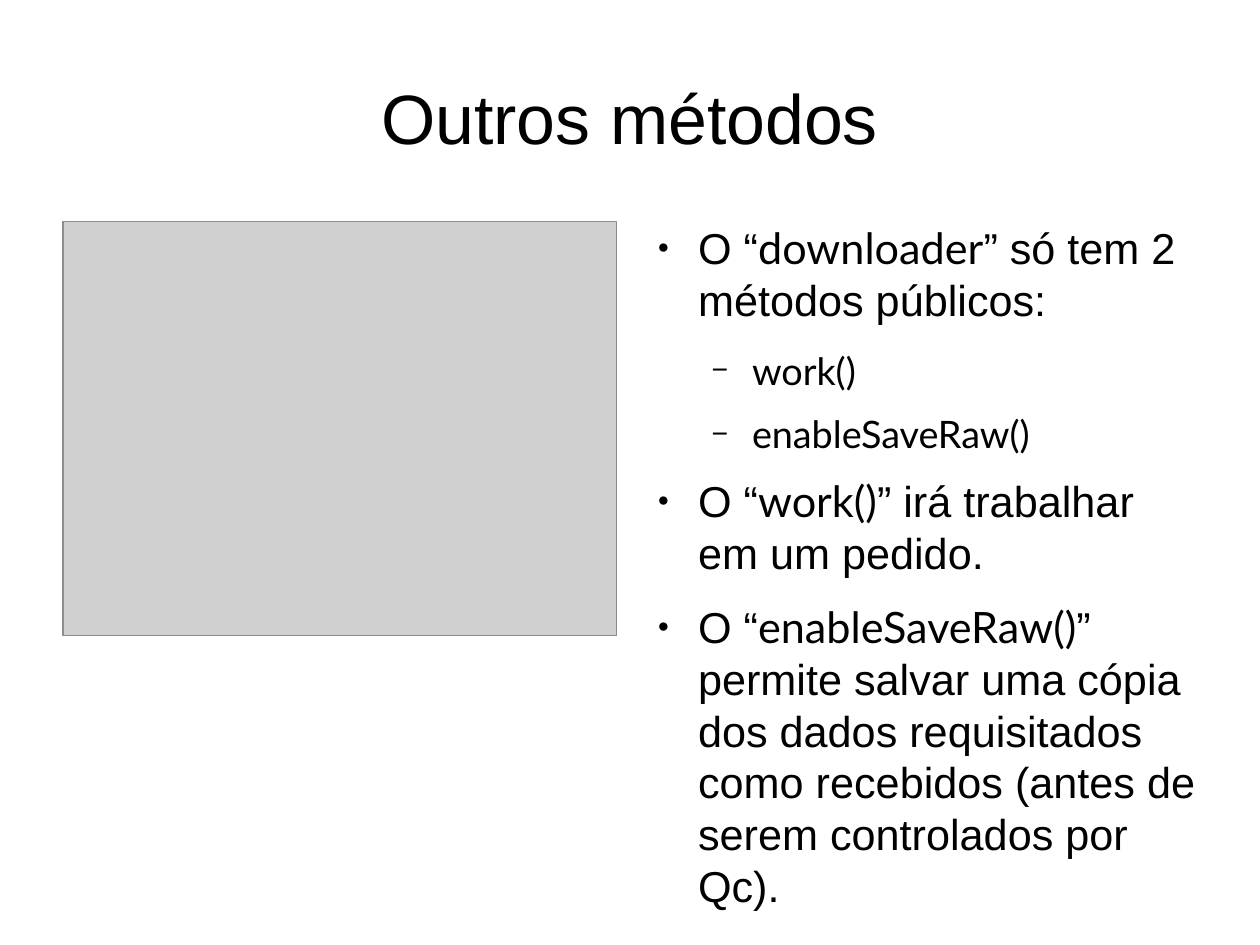
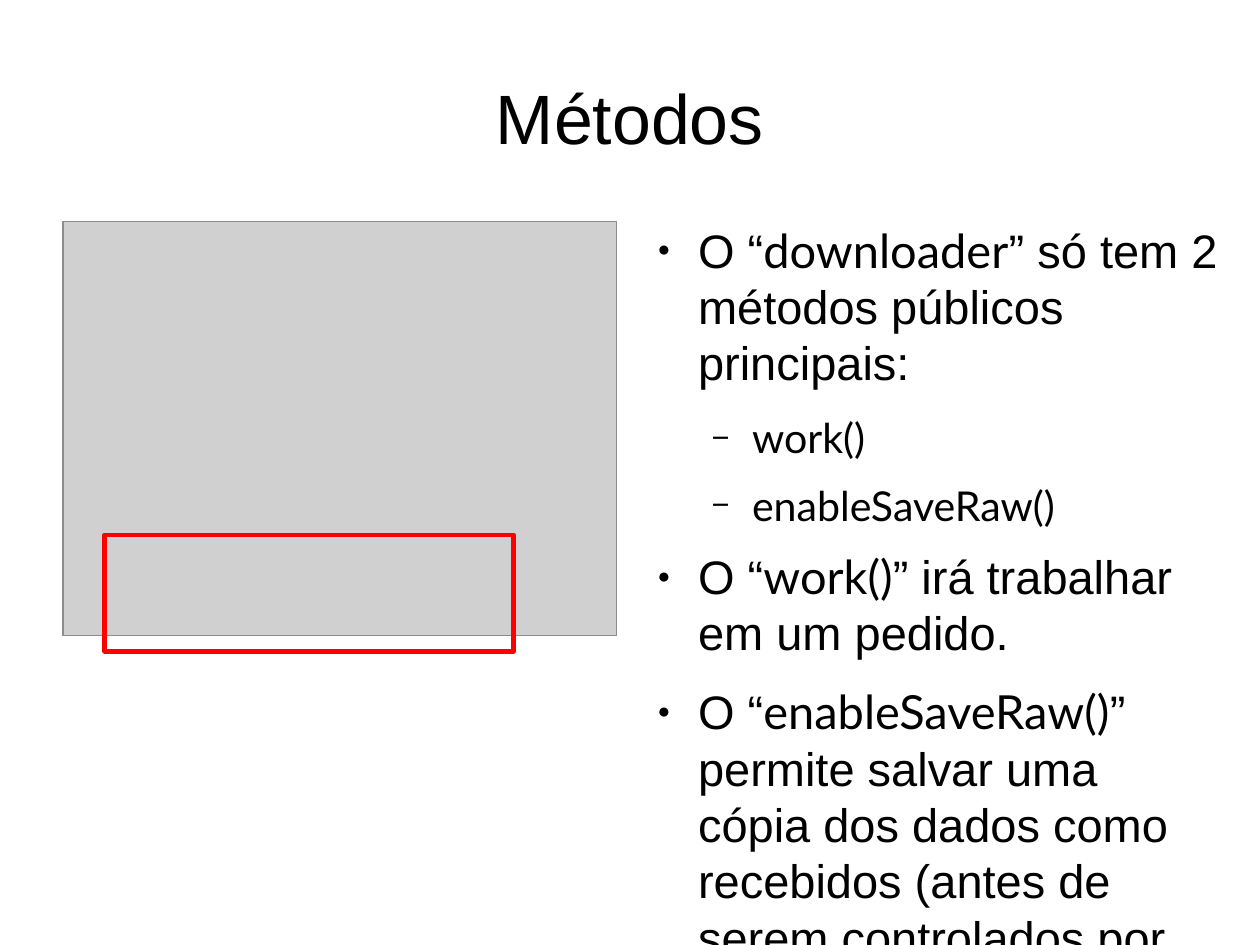
Before and after one commit to marcelobianchi/fetchtool, a slide deck: slide 24 of doc/fetchtool-intro.odp (slide 21 before the commit). Drawn at 1260x945 pixels with LibreOffice and Linux fonts; fonts in the diff are those of the drawing; grey boxes stand for pictures. Boxes give left, top, right and bottom in pixels: in the first picture for what was removed or moved away, otherwise in the second. Text is boxed around its words. In the diff, an @@ line names an element or a change of style, - is before the commit and + after.

```diff
--- a/doc/fetchtool-intro.odp
+++ b/doc/fetchtool-intro.odp
@@ title at [496, 92, 764, 145]: text changed @@
-Outros métodos
+Métodos
@@ text at [698, 233, 1217, 389]: text changed; size 27.2 to 29.6 pt @@
-● O “downloader” só tem 2 métodos públicos:
+● O “downloader” só tem 2 métodos públicos principais:
@@ text at [698, 421, 1172, 659]: size 23.8 to 25.9 pt in "work()", "enableSaveRaw()"; size 27.2 to 29.6 pt in "O “work()” irá trabalhar em um pedido." @@
@@ rectangle added at [105, 535, 515, 652], outline #FF0000 3 pt @@
@@ text at [698, 692, 1168, 907]: text changed; size 27.2 to 29.6 pt @@
-● O “enableSaveRaw()” permite salvar uma cópia dos dados requisitados como recebidos (antes de serem controlados por Qc).
+● O “enableSaveRaw()” permite salvar uma cópia dos dados como recebidos (antes de serem controlados por Qc).
```
Also in this commit, not shown: 18 other slides changed, 5 slides added, 1 slide removed.
